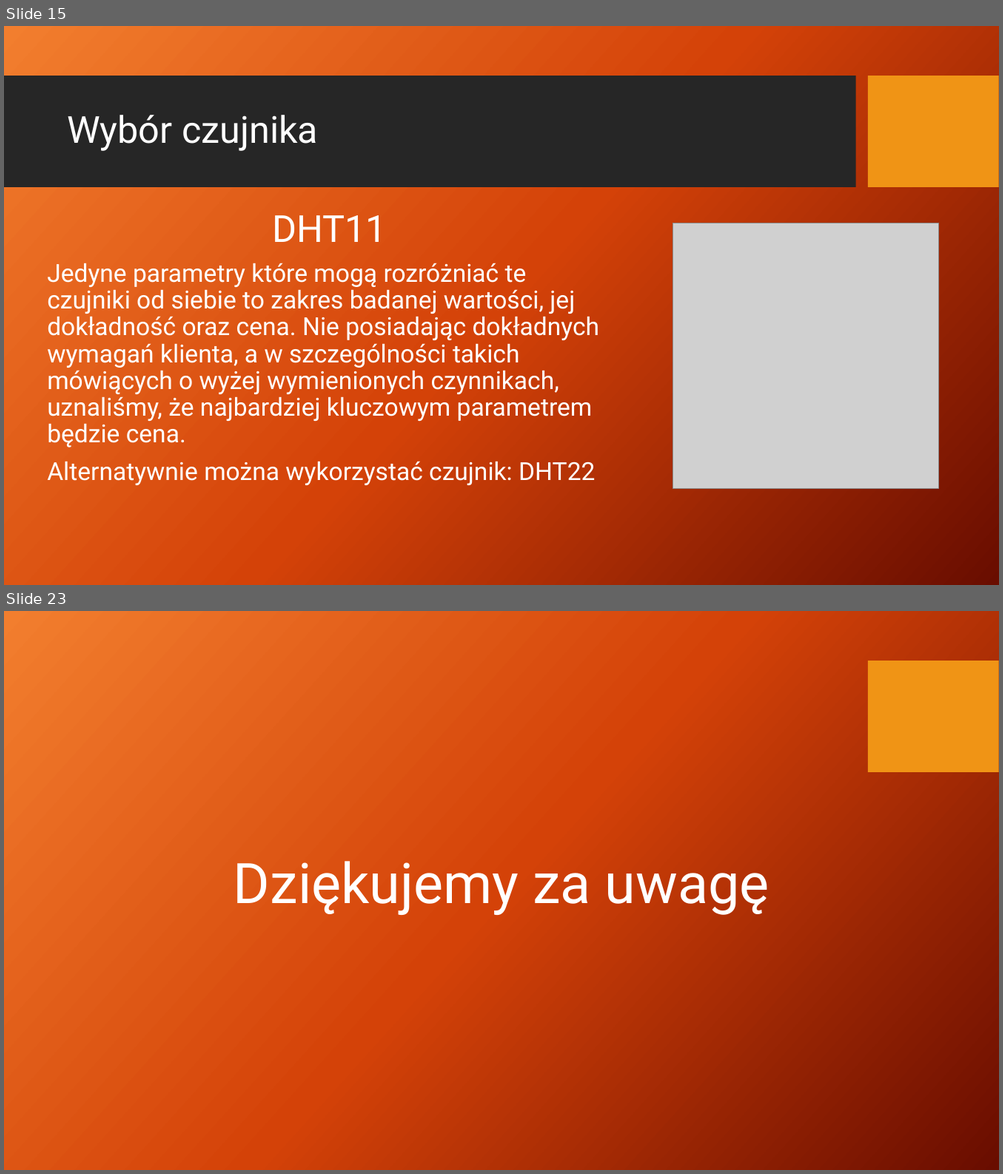
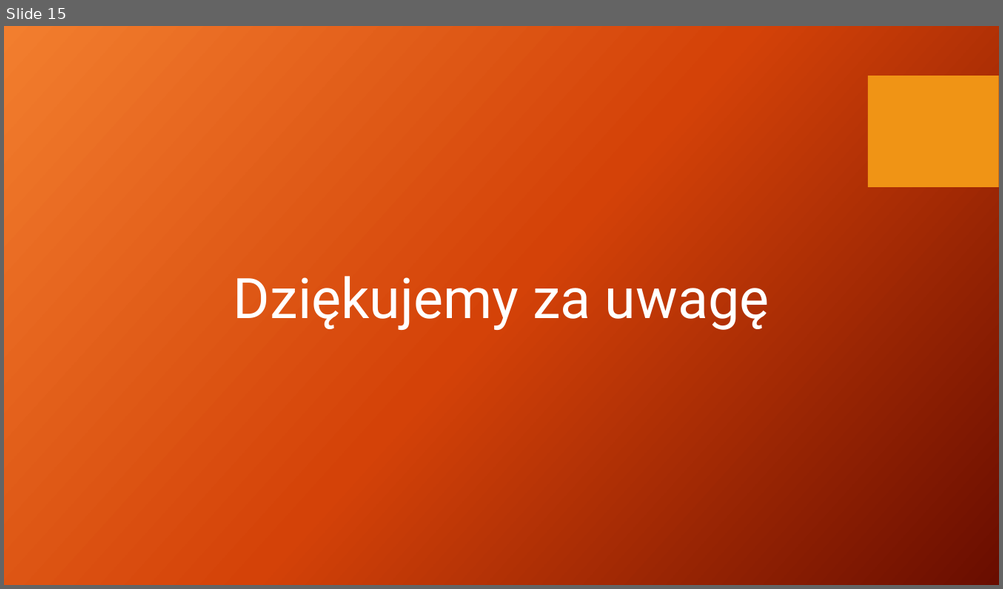
Before and after one commit to AdamStudies-PWR/ProjektZespolowyPWR, a slide deck: przentacja.pptx. Shown one above the other, each under a label of ours: slides 15 and 23 before the commit, slide 15 after it; the slides between them are not shown. The pictures are 1003x1174 and 1003x589 pixels, drawn with LibreOffice and Linux fonts; fonts in the diff are those of the drawing; grey boxes stand for pictures; background and template pictures are left out. Boxes give left, top, right and bottom in pixels: in the first picture for what was removed or moved away, otherwise in the second. Text is boxed around its words. In the diff, an @@ line names an element or a change of style, - is before the commit and + after.

```diff
--- a/przentacja.pptx
+++ b/przentacja.pptx
@@ slide 15 removed at bbox=[4, 26, 999, 585], background picture (left out); not listed: 1 template element that a slide beside it also shows @@
@@ rectangle removed at bbox=[4, 76, 855, 188] @@
@@ title removed at bbox=[67, 115, 318, 151] @@
-Wybór czujnika
@@ text removed at bbox=[47, 215, 600, 486] @@
-DHT11
-Jedyne parametry które mogą rozróżniać te czujniki od siebie to zakres badanej wartości, jej dokładność oraz cena. Nie posiadając dokładnych wymagań klienta, a w szczególności takich mówiących o wyżej wymienionych czynnikach, uznaliśmy, że najbardziej kluczowym parametrem będzie cena.
-Alternatywnie można wykorzystać czujnik: DHT22
@@ picture removed at bbox=[672, 224, 938, 489] @@
@@ what was slide 23 is now slide 15 @@
```
Also in this commit, not shown: 4 slides changed, 10 slides added, 17 other slides removed, 3 other files.
